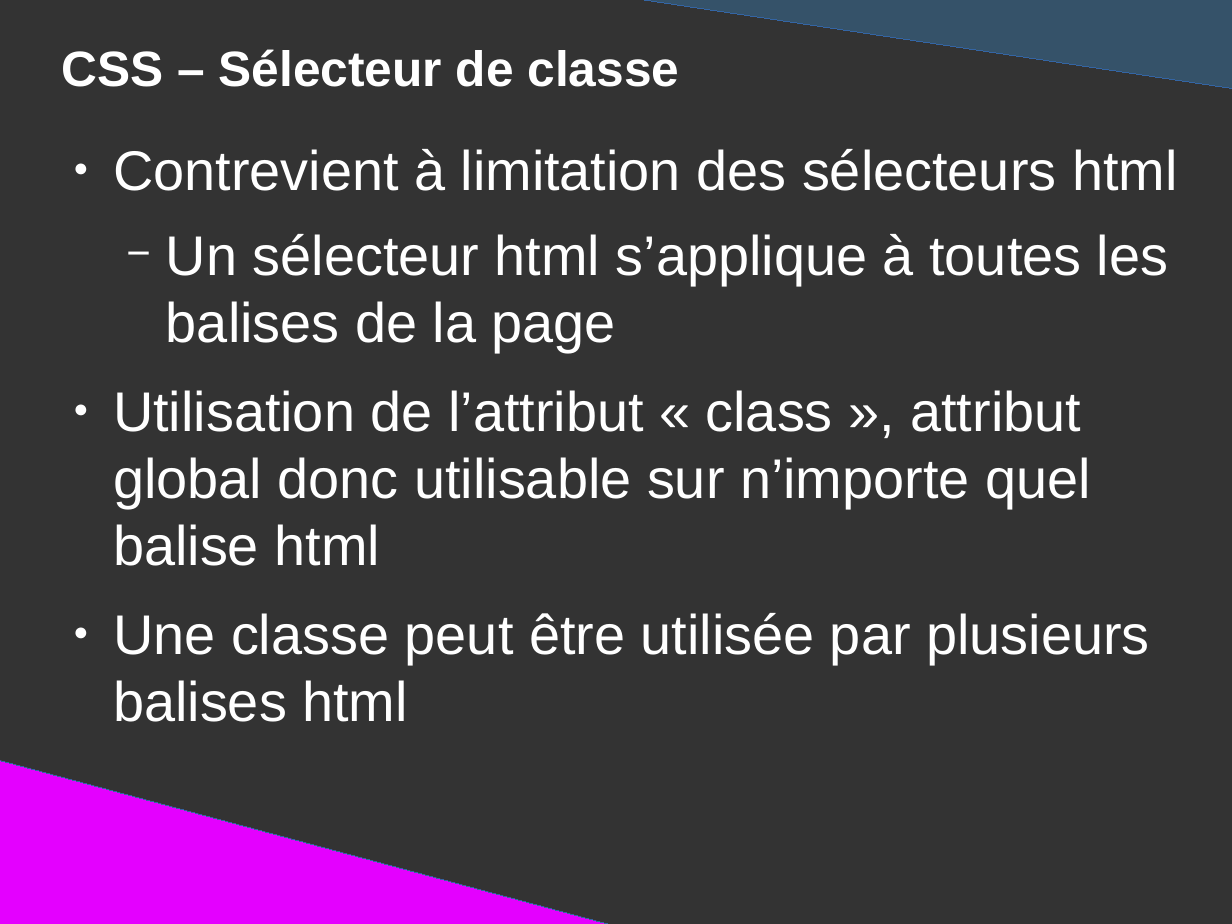
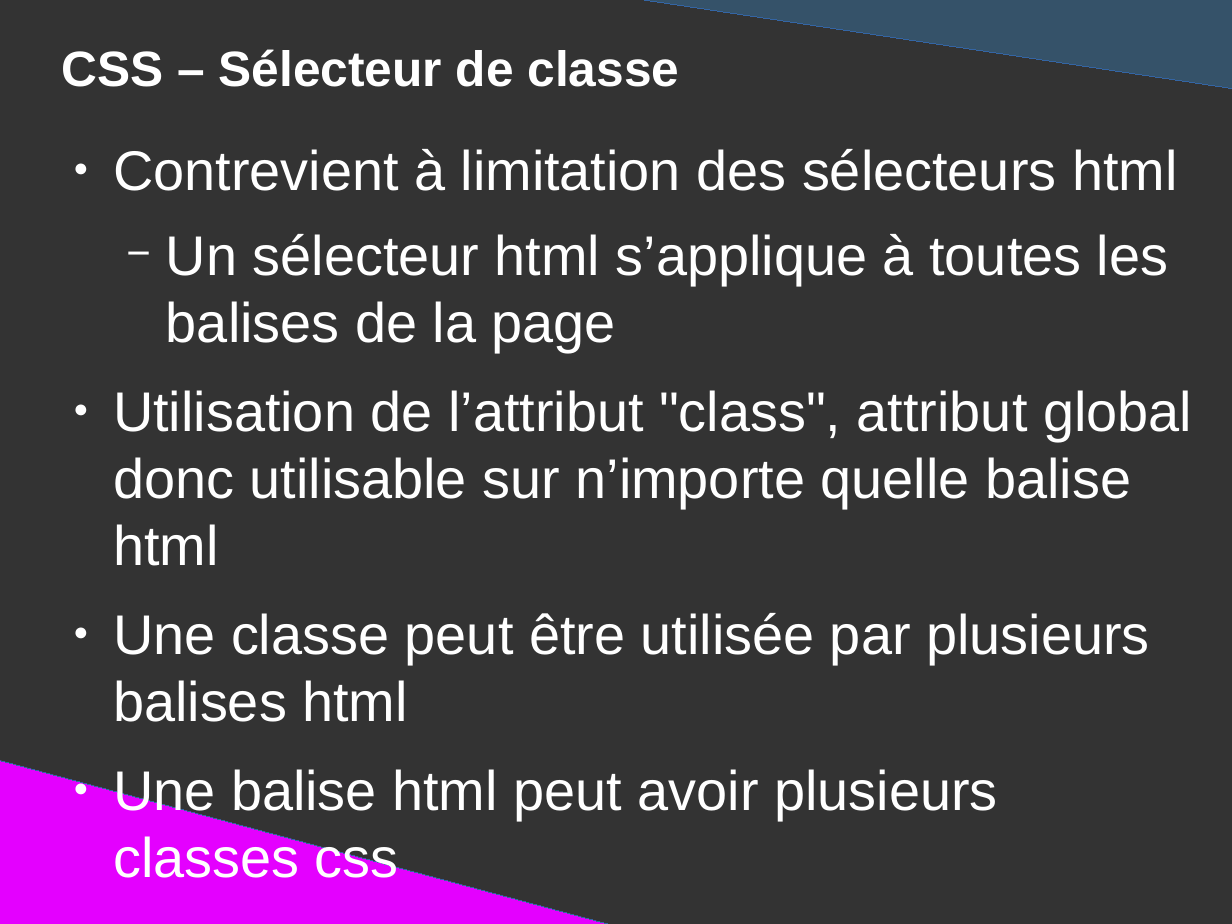
Before and after one commit to DanYellow/presentations, a slide deck: slide 74 of mmi/html/travaux-pratiques/numero-1/presentation.odp (slide 70 before the commit). Drawn at 1232x924 pixels with LibreOffice and Linux fonts; fonts in the diff are those of the drawing. Boxes give left, top, right and bottom in pixels: in the first picture for what was removed or moved away, otherwise in the second. Text is boxed around its words. In the diff, an @@ line names an element or a change of style, - is before the commit and + after.

```diff
--- a/mmi/html/travaux-pratiques/numero-1/presentation.odp
+++ b/mmi/html/travaux-pratiques/numero-1/presentation.odp
@@ text at (113, 390, 1192, 566): text changed @@
-● Utilisation de l’attribut « class », attribut global donc utilisable sur n’importe quel balise html
+● Utilisation de l’attribut "class", attribut global donc utilisable sur n’importe quelle balise html
@@ text at (113, 769, 998, 820): paragraph added @@
+● Une balise html peut avoir plusieurs classes css
```
Also in this commit, not shown: 11 other slides changed, 4 slides added, 2 other files.
